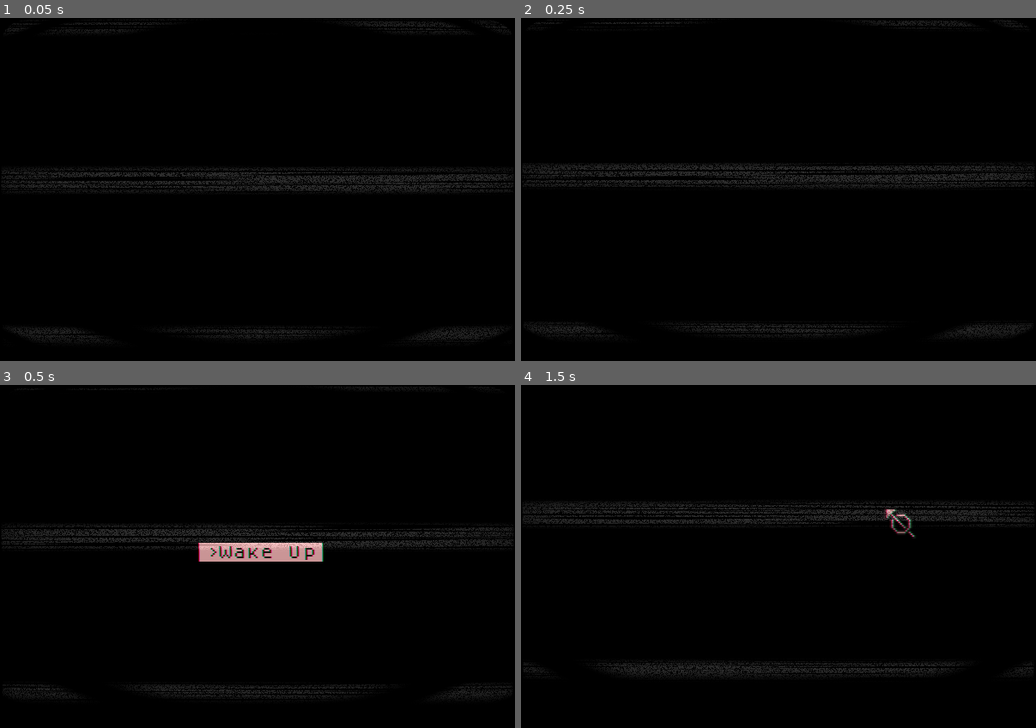
Above: before the commit, frames 1-4 (two rows, left to right).
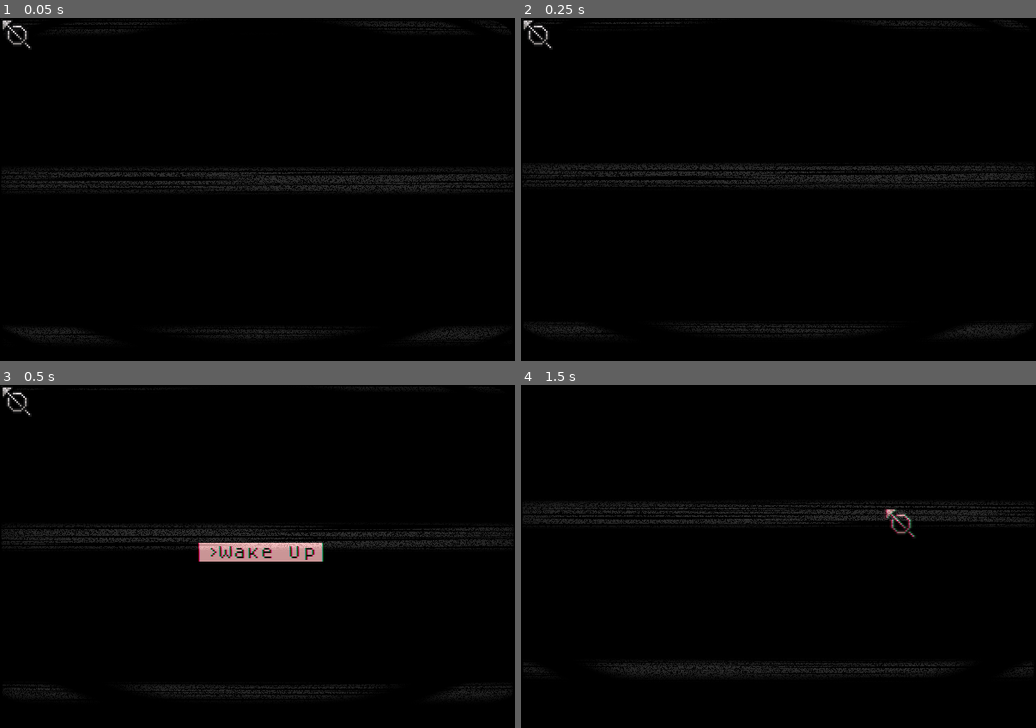
Above: after the commit, the same moments.

Repository: IronShears/Where-the-flood-couldn-t-reach
Game: Godot game, scene res://Components/Title.tscn
Same seed, same stepped clock (60 frames per second), same inputs: the game is played once before the commit and once after it. Sound files missing from this copy of the repository are replaced by a short silence.
Inputs (mouse positions are in pixels of both pictures, inside the frame that each line leads up to):
- Up to frame 1 (0.05 s): no input
- Up to frame 2 (0.25 s): no input
- Up to frame 3 (0.5 s): no input
- Up to frame 4 (1.5 s): click ">Wake Up" at 0.5 s; click (886, 508) at 1.25 s

The runs differ from the first frame. In frame 1, 0.2% of the frame differs, in the area x 0-7%, y 0-10%; in frame 2, 0.2%; in frame 3, 0.2%; in frame 4, nothing differs.

Commit message:
floodupdate

Diff:
--- a/Components/Title.tscn
+++ b/Components/Title.tscn
@@ -1,10 +1,11 @@
-[gd_scene load_steps=6 format=2]
+[gd_scene load_steps=7 format=2]
 
 [ext_resource path="res://Source/RoomButtons.tres" type="Theme" id=1]
 [ext_resource path="res://Source/Title.gd" type="Script" id=2]
 [ext_resource path="res://Source/CRT.tres" type="Material" id=3]
 [ext_resource path="res://Art/Backgrounds/Filter.png" type="Texture" id=4]
 [ext_resource path="res://Sounds/cavein.wav" type="AudioStream" id=5]
+[ext_resource path="res://Components/Cursor.tscn" type="PackedScene" id=6]
 
 [node name="world" type="Node2D"]
 script = ExtResource( 2 )
@@ -61,6 +62,8 @@
 texture = ExtResource( 4 )
 centered = false
 
+[node name="Cursor" parent="." instance=ExtResource( 6 )]
+
 [connection signal="pressed" from="wakeUp" to="." method="_on_wakeUp_pressed"]
 [connection signal="pressed" from="KeepOn" to="." method="_on_KeepOn_pressed"]
 [connection signal="pressed" from="TurnOff" to="." method="_on_TurnOff_pressed"]
--- a/project.godot
+++ b/project.godot
@@ -10,7 +10,7 @@
 
 [application]
 
-config/name="Antediluvian Stowaways"
+config/name="where the flood couldn't reach"
 config/description="Some place quiet to rest your head."
 run/main_scene="res://Components/Title.tscn"
 config/icon="res://Components/Textures/isopodRadiodontBait.png"
